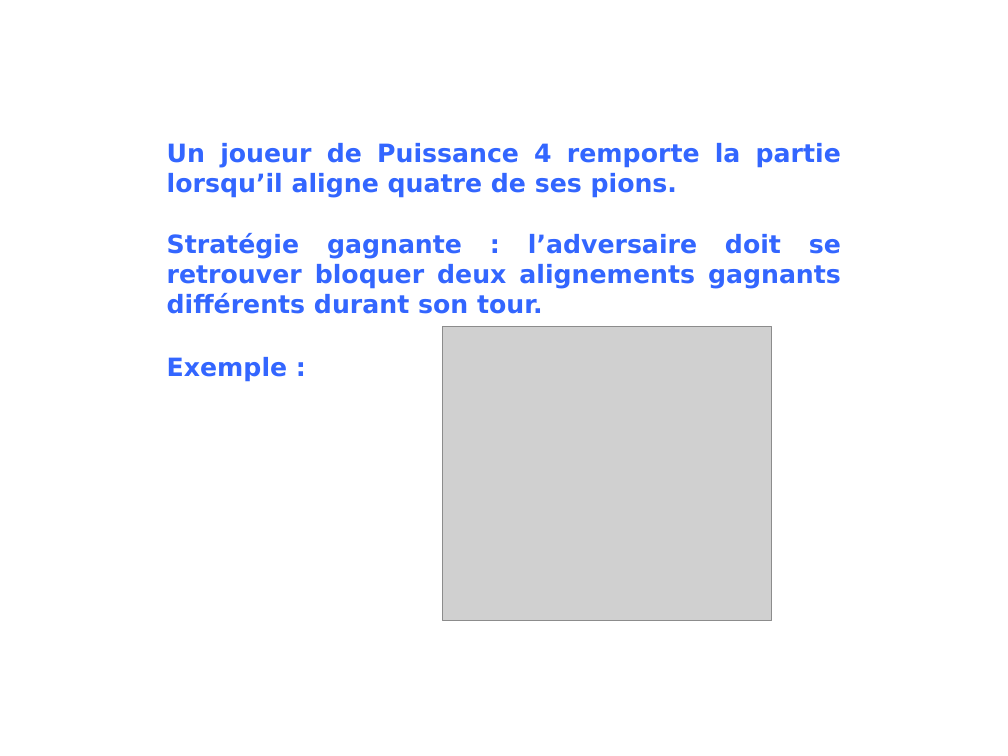
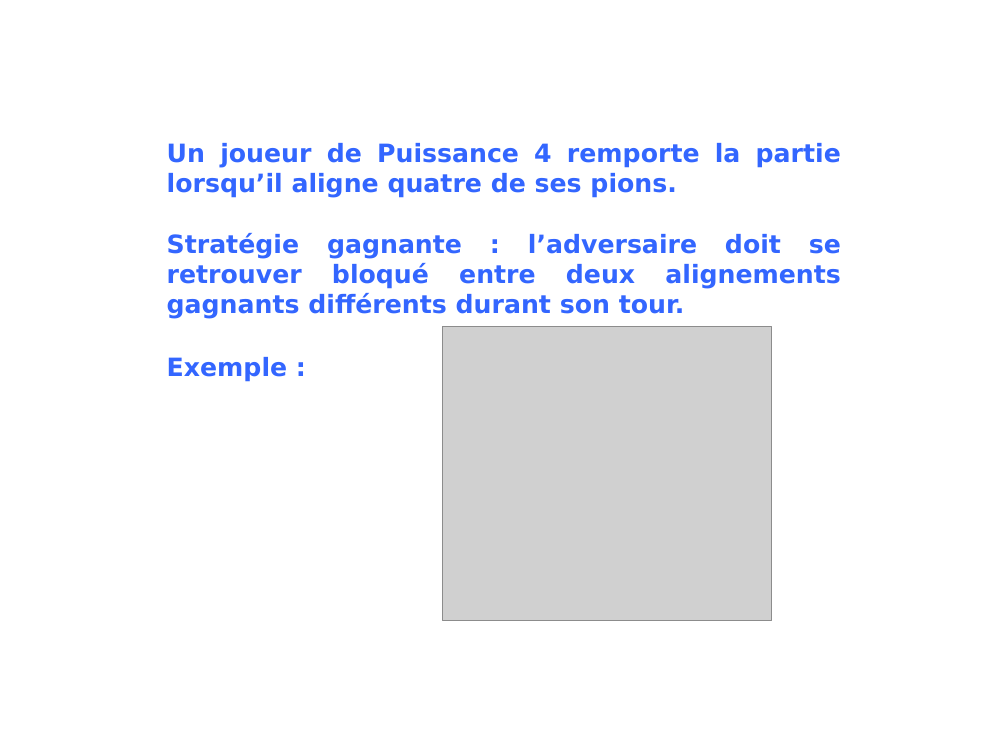
Before and after one commit to INSA-4IF-H4404-2013-2014/Connect-Four, a slide deck: slide 3 of presentation.ppt. Drawn at 1008x756 pixels with LibreOffice and Linux fonts; fonts in the diff are those of the drawing; grey boxes stand for pictures; background and template pictures are left out. Boxes give left, top, right and bottom in pixels: in the first picture for what was removed or moved away, otherwise in the second. Text is boxed around its words. In the diff, an @@ line names an element or a change of style, - is before the commit and + after.

```diff
--- a/presentation.ppt
+++ b/presentation.ppt
@@ text at <box>167,233,841,319</box>: text changed @@
-Stratégie gagnante : l’adversaire doit se retrouver bloquer deux alignements gagnants différents durant son tour.
+Stratégie gagnante : l’adversaire doit se retrouver bloqué entre deux alignements gagnants différents durant son tour.
```
Also in this commit, not shown: 5 other slides changed.
